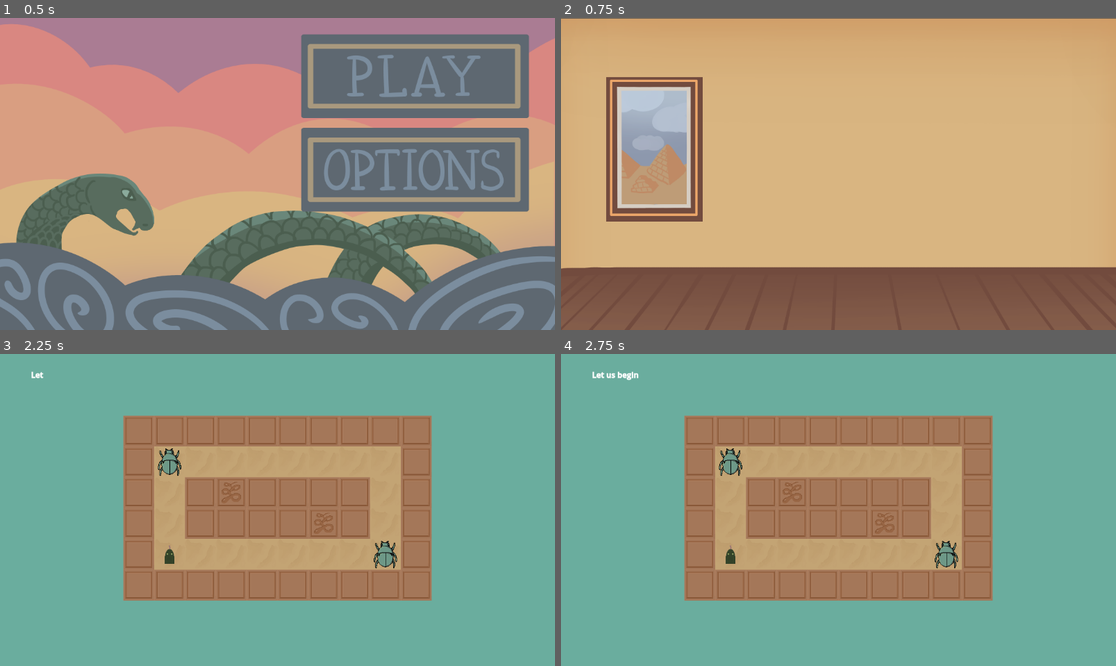
Above: before the commit, frames 1-4 (two rows, left to right).
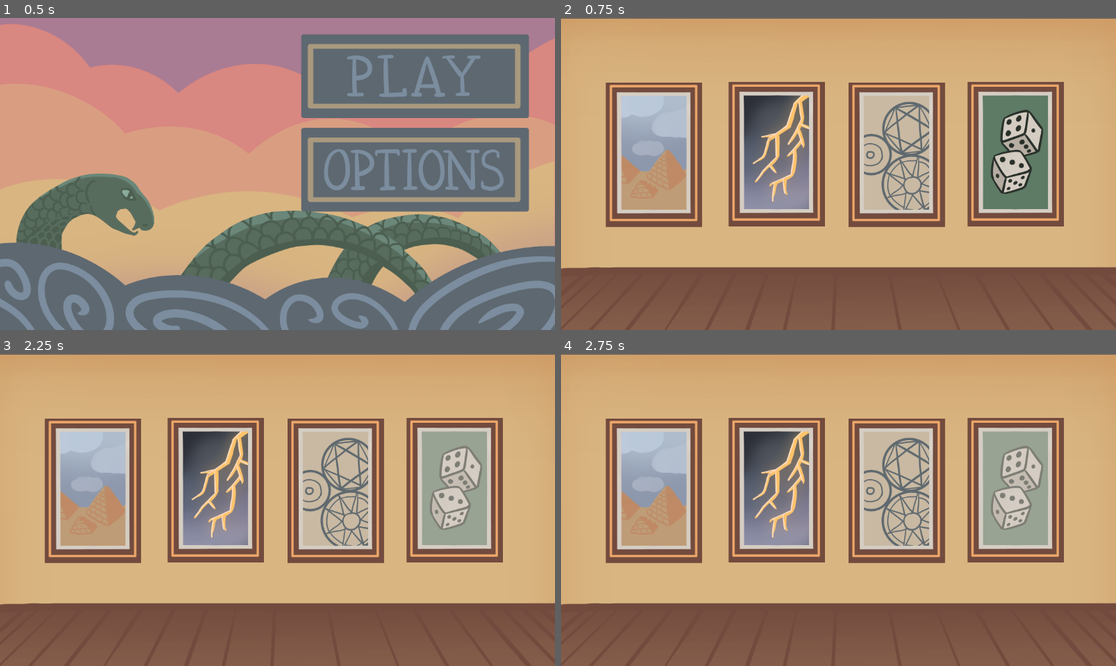
Above: after the commit, the same moments.

Repository: iguessfive/GMTK-Game-Jam
Game: Godot game, scene res://ui/start_screen.tscn
The game is run twice, just before and just after one commit, with the same random seed, the same clock (stepped at 60 frames per second) and the same inputs. Sound files missing from this copy of the repository are replaced by a short silence.
Inputs (mouse positions are in pixels of both pictures, inside the frame that each line leads up to; where the layout moved, square brackets give the same spot in the first picture):
- Up to frame 1 (0.5 s): no input
- Up to frame 2 (0.75 s): click (977, 77) at 0.5 s
- Up to frame 3 (2.25 s): click (44, 413) at 1.27 s; click (455, 491) [99, 413] at 2 s
- Up to frame 4 (2.75 s): no input

Frame 1 is identical in both runs. In frame 2, 25% of the frame differs, in the area x 8-91%, y 18-68%; in frame 3, 97%, in the area x 0-100%, y 0-100%; in frame 4, 97%.

Commit message:
level selecter set up

Diff:
--- a/ui/level_selector.gd
+++ b/ui/level_selector.gd
@@ -11,7 +11,20 @@
 
 
 func _on_egyptframe_mouse_entered():
-	$GridContainer/egyptcontainer.visible = true
+	$egyptcontainer.visible = true
 
 func _on_egyptframe_mouse_exited():
-	$GridContainer/egyptcontainer.visible = false
+	$egyptcontainer.visible = false
+
+
+func _on_norseframe_mouse_entered():
+	$norsecontainer.visible = true
+
+func _on_norseframe_mouse_exited():
+	$norsecontainer.visible = false
+
+func _on_alchemyframe_mouse_entered():
+	$alchemycontainer.visible = true
+
+func _on_alchemyframe_mouse_exited():
+	$alchemycontainer.visible = false
--- a/ui/level_selector_demo.tscn
+++ b/ui/level_selector_demo.tscn
@@ -7,11 +7,21 @@
 [ext_resource type="Texture2D" uid="uid://b4euaxj1dd1qd" path="res://assets/buttons/el1h.png" id="5_7kx4r"]
 [ext_resource type="Texture2D" uid="uid://73mql6itggpk" path="res://assets/buttons/el2.png" id="6_fu10a"]
 [ext_resource type="Texture2D" uid="uid://ckmpj7rqw4810" path="res://assets/buttons/el2h.png" id="7_7u05y"]
+[ext_resource type="Texture2D" uid="uid://c7atcogkhnlki" path="res://assets/buttons/selectn.png" id="7_rcib8"]
 [ext_resource type="Texture2D" uid="uid://ofndsb7ur2yc" path="res://assets/buttons/el3.png" id="8_pc42j"]
+[ext_resource type="Texture2D" uid="uid://cvbf6rtika22p" path="res://assets/buttons/selecta.png" id="9_bcho6"]
 [ext_resource type="Texture2D" uid="uid://cp7rphdqlbs5g" path="res://assets/buttons/el3h.png" id="9_to67t"]
+[ext_resource type="Texture2D" uid="uid://bg3e453dsw2fg" path="res://assets/buttons/selectr.png" id="11_861oy"]
+[ext_resource type="Texture2D" uid="uid://dh4tekj5hijfw" path="res://assets/buttons/selectr hover.png" id="12_6jmjk"]
 
 [sub_resource type="RectangleShape2D" id="RectangleShape2D_vaf6m"]
 size = Vector2(199, 298)
+
+[sub_resource type="RectangleShape2D" id="RectangleShape2D_7kx4r"]
+size = Vector2(199, 299)
+
+[sub_resource type="RectangleShape2D" id="RectangleShape2D_pc42j"]
+size = Vector2(198, 298)
 
 [node name="LevelSelectorDemo" type="Control"]
 layout_mode = 3
@@ -31,70 +41,131 @@
 offset_bottom = 40.0
 texture = ExtResource("2_7u05y")
 
-[node name="GridContainer" type="GridContainer" parent="."]
-layout_mode = 1
-anchors_preset = 8
-anchor_left = 0.5
-anchor_top = 0.5
-anchor_right = 0.5
-anchor_bottom = 0.5
-offset_left = -482.0
-offset_top = -202.0
-offset_right = 483.0
-offset_bottom = 98.0
-grow_horizontal = 2
-grow_vertical = 2
-theme_override_constants/h_separation = 55
-columns = 4
+[node name="egyptframe" type="Area2D" parent="."]
+position = Vector2(39, 175)
 
-[node name="egyptframe" type="Area2D" parent="GridContainer"]
-position = Vector2(-54.5, 42)
-
-[node name="Sprite2D" type="Sprite2D" parent="GridContainer/egyptframe"]
+[node name="Sprite2D" type="Sprite2D" parent="egyptframe"]
 position = Vector2(154.5, 108)
 texture = ExtResource("3_pc42j")
 
-[node name="CollisionShape2D" type="CollisionShape2D" parent="GridContainer/egyptframe"]
+[node name="CollisionShape2D" type="CollisionShape2D" parent="egyptframe"]
 position = Vector2(154.5, 107)
 shape = SubResource("RectangleShape2D_vaf6m")
 
-[node name="egyptcontainer" type="VBoxContainer" parent="GridContainer"]
+[node name="egyptcontainer" type="VBoxContainer" parent="."]
 visible = false
 layout_mode = 2
+offset_left = 93.0
+offset_top = 133.0
+offset_right = 293.0
+offset_bottom = 433.0
 theme_override_constants/separation = 0
 
-[node name="AncientEgypt" type="TextureButton" parent="GridContainer/egyptcontainer"]
+[node name="AncientEgypt" type="TextureButton" parent="egyptcontainer"]
 layout_mode = 2
 size_flags_stretch_ratio = 0.0
 texture_normal = ExtResource("4_vhytd")
 texture_hover = ExtResource("5_7kx4r")
 
-[node name="AncientEgypt2" type="TextureButton" parent="GridContainer/egyptcontainer"]
+[node name="AncientEgypt2" type="TextureButton" parent="egyptcontainer"]
 layout_mode = 2
 texture_normal = ExtResource("6_fu10a")
 texture_hover = ExtResource("7_7u05y")
 
-[node name="AncientEgypt3" type="TextureButton" parent="GridContainer/egyptcontainer"]
+[node name="AncientEgypt3" type="TextureButton" parent="egyptcontainer"]
 layout_mode = 2
 texture_normal = ExtResource("8_pc42j")
 texture_hover = ExtResource("9_to67t")
 
-[node name="norsecontainer" type="VBoxContainer" parent="GridContainer"]
+[node name="norseframe" type="Area2D" parent="."]
+position = Vector2(100, 133)
+
+[node name="Sprite2D" type="Sprite2D" parent="norseframe"]
+position = Vector2(348, 149)
+texture = ExtResource("7_rcib8")
+
+[node name="CollisionShape2D" type="CollisionShape2D" parent="norseframe"]
+position = Vector2(348, 148.5)
+shape = SubResource("RectangleShape2D_7kx4r")
+
+[node name="norsecontainer" type="VBoxContainer" parent="."]
+visible = false
+offset_left = 348.0
+offset_top = 132.0
+offset_right = 548.0
+offset_bottom = 440.0
+theme_override_constants/separation = 0
+
+[node name="NorseMythology" type="TextureButton" parent="norsecontainer"]
 layout_mode = 2
+texture_normal = ExtResource("4_vhytd")
+texture_hover = ExtResource("5_7kx4r")
 
-[node name="NorseMythology" type="TextureButton" parent="GridContainer/norsecontainer"]
+[node name="NorseMythology2" type="TextureButton" parent="norsecontainer"]
 layout_mode = 2
+texture_normal = ExtResource("6_fu10a")
+texture_hover = ExtResource("7_7u05y")
 
-[node name="alchemycontainer" type="VBoxContainer" parent="GridContainer"]
+[node name="NorseMythology3" type="TextureButton" parent="norsecontainer"]
 layout_mode = 2
+texture_normal = ExtResource("8_pc42j")
+texture_hover = ExtResource("9_to67t")
 
-[node name="TextureButton3" type="TextureButton" parent="GridContainer/alchemycontainer"]
+[node name="alchemyframe" type="Area2D" parent="."]
+position = Vector2(697, 283)
+
+[node name="Sprite2D" type="Sprite2D" parent="alchemyframe"]
+texture = ExtResource("9_bcho6")
+
+[node name="CollisionShape2D" type="CollisionShape2D" parent="alchemyframe"]
+shape = SubResource("RectangleShape2D_pc42j")
+
+[node name="alchemycontainer" type="VBoxContainer" parent="."]
+visible = false
 layout_mode = 2
+offset_left = 597.0
+offset_top = 133.0
+offset_right = 797.0
+offset_bottom = 433.0
+theme_override_constants/separation = 0
 
-[node name="RandomLevel" type="TextureButton" parent="GridContainer"]
+[node name="alchemy" type="TextureButton" parent="alchemycontainer"]
 layout_mode = 2
+texture_normal = ExtResource("4_vhytd")
+texture_hover = ExtResource("5_7kx4r")
 
-[connection signal="mouse_entered" from="GridContainer/egyptframe" to="." method="_on_egyptframe_mouse_entered"]
-[connection signal="mouse_exited" from="GridContainer/egyptframe" to="." method="_on_egyptframe_mouse_exited"]
-[connection signal="pressed" from="GridContainer/egyptcontainer/AncientEgypt" to="." method="_on_ancient_egypt_pressed"]
-[connection signal="pressed" from="GridContainer/egyptcontainer/AncientEgypt2" to="." method="_on_ancient_egypt_2_pressed"]
+[node name="alchemy2" type="TextureButton" parent="alchemycontainer"]
+layout_mode = 2
+texture_normal = ExtResource("6_fu10a")
+texture_hover = ExtResource("7_7u05y")
+
+[node name="alchemy3" type="TextureButton" parent="alchemycontainer"]
+layout_mode = 2
+texture_normal = ExtResource("8_pc42j")
+texture_hover = ExtResource("9_to67t")
+
+[node name="RandomLevel" type="TextureButton" parent="."]
+layout_mode = 1
+anchors_preset = 6
+anchor_left = 1.0
+anchor_top = 0.5
+anchor_right = 1.0
+anchor_bottom = 0.5
+offset_left = -308.0
+offset_top = -192.0
+offset_right = -108.0
+offset_bottom = 108.0
+grow_horizontal = 0
+grow_vertical = 2
+size_flags_horizontal = 8
+texture_normal = ExtResource("11_861oy")
+texture_hover = ExtResource("12_6jmjk")
+
+[connection signal="mouse_entered" from="egyptframe" to="." method="_on_egyptframe_mouse_entered"]
+[connection signal="mouse_exited" from="egyptframe" to="." method="_on_egyptframe_mouse_exited"]
+[connection signal="pressed" from="egyptcontainer/AncientEgypt" to="." method="_on_ancient_egypt_pressed"]
+[connection signal="pressed" from="egyptcontainer/AncientEgypt2" to="." method="_on_ancient_egypt_2_pressed"]
+[connection signal="mouse_entered" from="norseframe" to="." method="_on_norseframe_mouse_entered"]
+[connection signal="mouse_exited" from="norseframe" to="." method="_on_norseframe_mouse_exited"]
+[connection signal="mouse_entered" from="alchemyframe" to="." method="_on_alchemyframe_mouse_entered"]
+[connection signal="mouse_exited" from="alchemyframe" to="." method="_on_alchemyframe_mouse_exited"]
Not shown: 1 places in ui/level_selector_demo.tscn that only renumber resources
